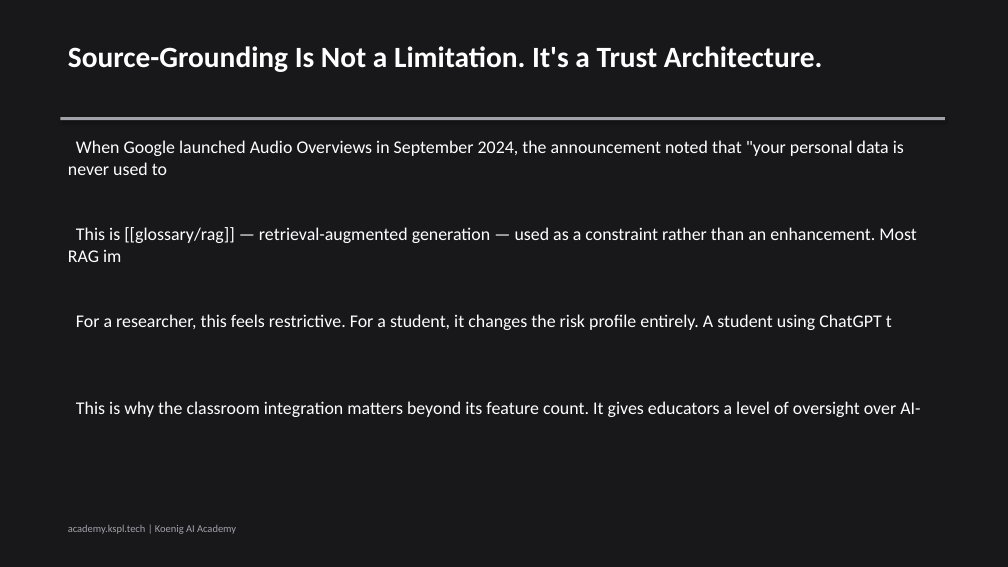
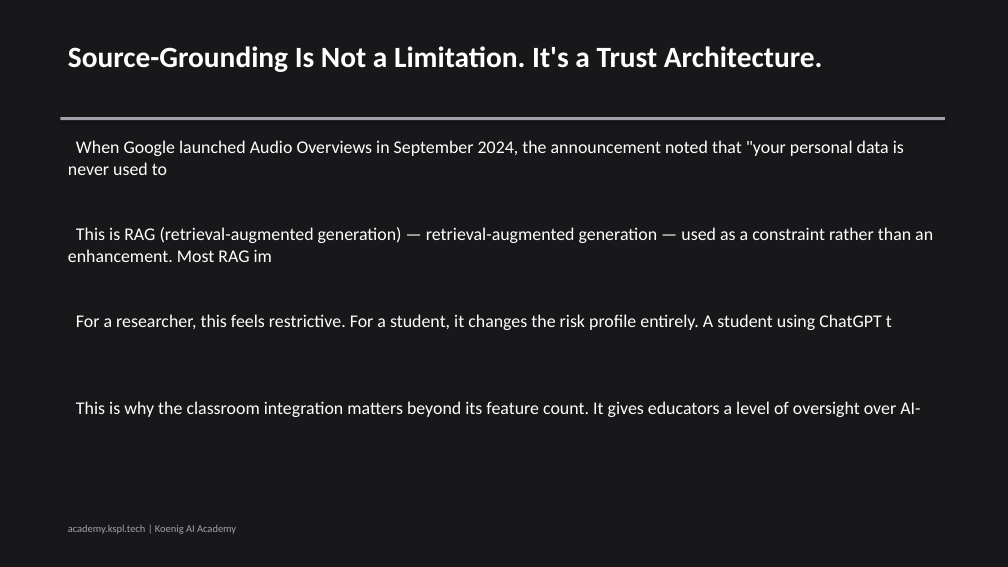
Before and after one commit to Koenig-Solutions-Private-Limited/koenig-ai-org, a slide deck: slide 3 of vault/blogs/notebooklm-as-a-learning-system/slides.pptx. Drawn at 1008x567 pixels with LibreOffice and Linux fonts; fonts in the diff are those of the drawing. Boxes give left, top, right and bottom in pixels: in the first picture for what was removed or moved away, otherwise in the second. Text is boxed around its words. In the diff, an @@ line names an element or a change of style, - is before the commit and + after.

Commit message:
auto: vault-sync 2026-05-12T12:44:22Z
Files: 1
Dirs: vault/blogs/notebooklm-as-a-learning-system

Auto-committed by publish-action.sh V2.

```diff
--- a/vault/blogs/notebooklm-as-a-learning-system/slides.pptx
+++ b/vault/blogs/notebooklm-as-a-learning-system/slides.pptx
@@ text at [68, 227, 933, 262]: text changed @@
-This is [[glossary/rag]] — retrieval-augmented generation — used as a constraint rather than an enhancement. Most RAG im
+This is RAG (retrieval-augmented generation) — retrieval-augmented generation — used as a constraint rather than an enhancement. Most RAG im
```
